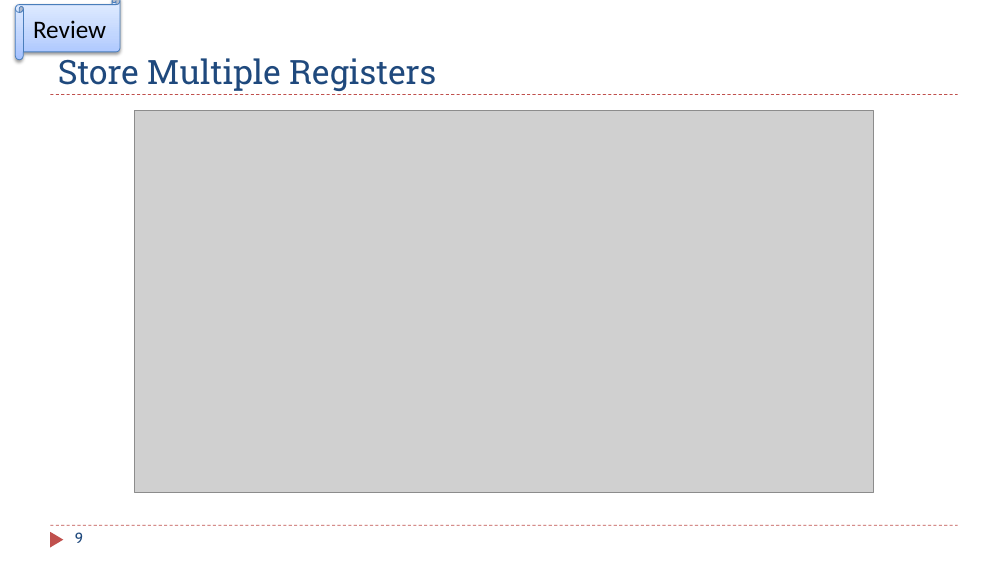
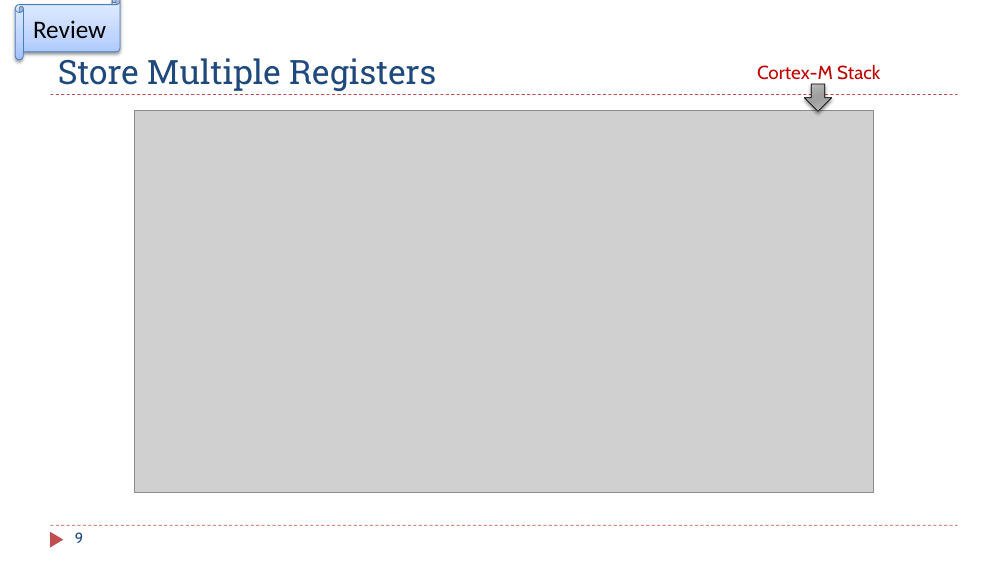
Before and after one commit to guhofstra/CSC111Fa25, a slide deck: slide 9 of PPTs/Ch8_ARM_Subroutines_2_Stack_Preserve_Environment.pptx. Drawn at 1008x567 pixels with LibreOffice and Linux fonts; fonts in the diff are those of the drawing; grey boxes stand for pictures. Boxes give left, top, right and bottom in pixels: in the first picture for what was removed or moved away, otherwise in the second. Text is boxed around its words. In the diff, an @@ line names an element or a change of style, - is before the commit and + after.

```diff
--- a/PPTs/Ch8_ARM_Subroutines_2_Stack_Preserve_Environment.pptx
+++ b/PPTs/Ch8_ARM_Subroutines_2_Stack_Preserve_Environment.pptx
@@ text added at [757,64,880,84], 18 pt, text #C00000 @@
+Cortex-M Stack
@@ right arrow added at [805,84,832,111], fill gradient #C5C5C5 to #A9A9A9 to #A0A0A0, outline #000000 0.75 pt @@
```
Also in this commit, not shown: 3 other slides changed, 9 other files.
